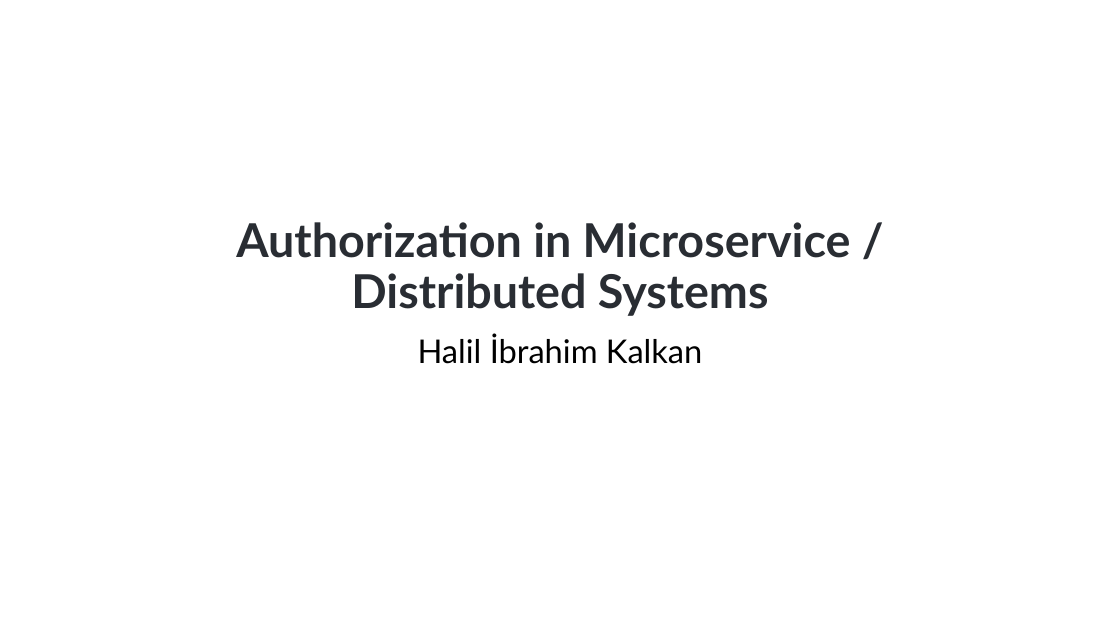
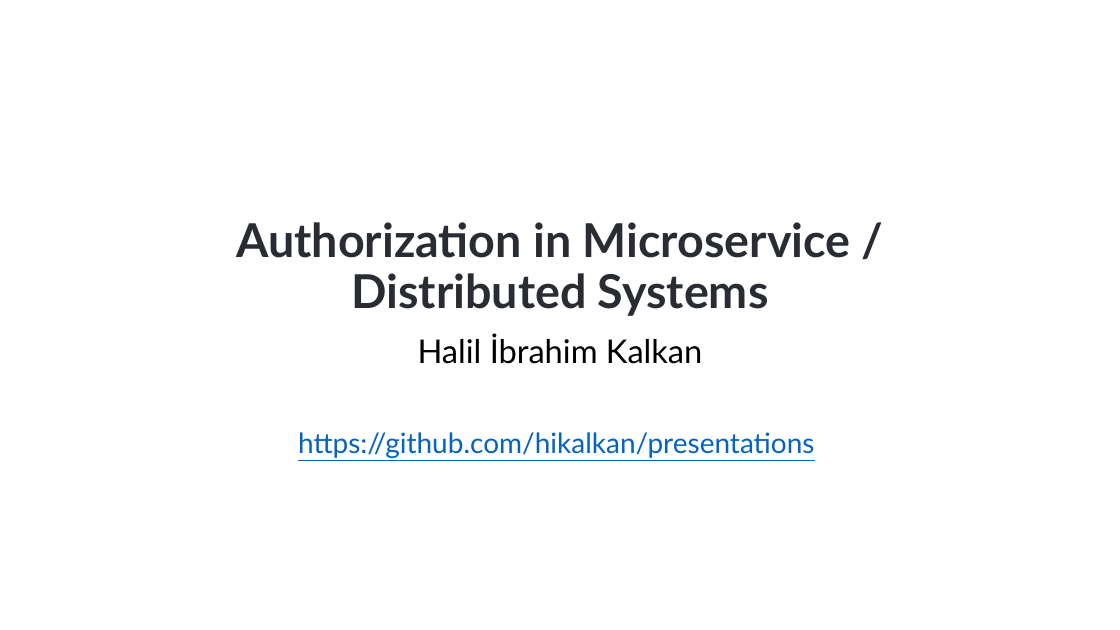
Before and after one commit to hikalkan/presentations, a slide deck: slide 1 of 2022-10-15 Authorization-In-Distributed-Systems/Authorization-In-Distributed-Systems.pptx. Drawn at 1120x630 pixels with LibreOffice and Linux fonts; fonts in the diff are those of the drawing; background and template pictures are left out. Boxes give left, top, right and bottom in pixels: in the first picture for what was removed or moved away, otherwise in the second. Text is boxed around its words. In the diff, an @@ line names an element or a change of style, - is before the commit and + after.

```diff
--- a/2022-10-15 Authorization-In-Distributed-Systems/Authorization-In-Distributed-Systems.pptx
+++ b/2022-10-15 Authorization-In-Distributed-Systems/Authorization-In-Distributed-Systems.pptx
@@ subtitle at (298, 432, 815, 458): paragraph added @@
+https://github.com/hikalkan/presentations
```
Also in this commit, not shown: 1 other slide changed, 5 slides added, 8 slides removed.
